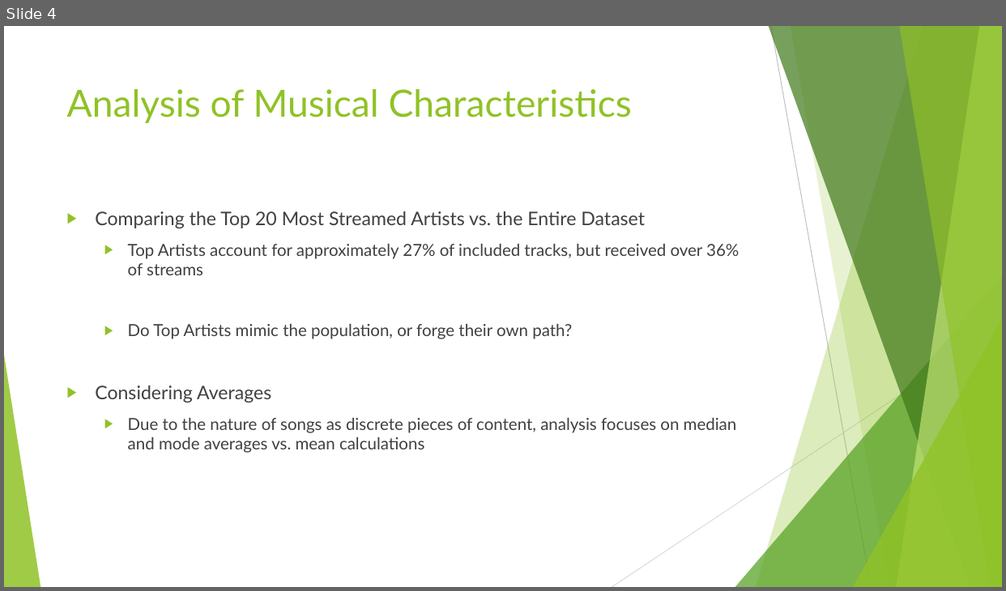
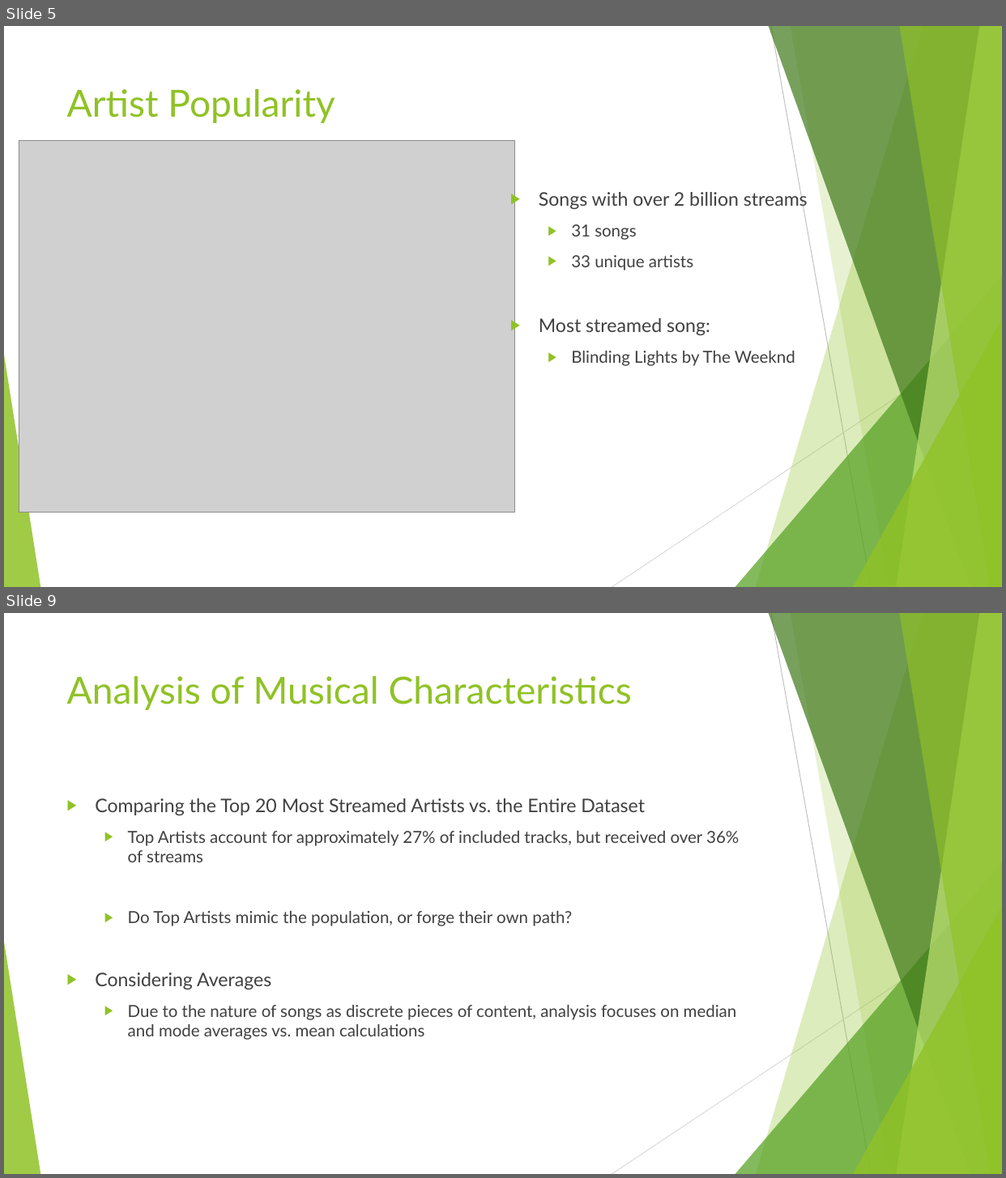
Before and after one commit to d6kramer/project-1-group-08, a slide deck: Project_1_Spotify_2023_Analysis.pptx. Shown one above the other, each under a label of ours: slide 4 before the commit, slides 5 and 9 after it; the slides between them are not shown. The pictures are 1006x591 and 1006x1178 pixels, drawn with LibreOffice and Linux fonts; fonts in the diff are those of the drawing; grey boxes stand for pictures. Boxes give left, top, right and bottom in pixels: in the first picture for what was removed or moved away, otherwise in the second. Text is boxed around its words. In the diff, an @@ line names an element or a change of style, - is before the commit and + after.

```diff
--- a/Project_1_Spotify_2023_Analysis.pptx
+++ b/Project_1_Spotify_2023_Analysis.pptx
@@ slide 5 added at [4,26,1002,587], background #FFFFFF; not listed: 10 template elements that a slide beside it also shows @@
@@ title added at [67,89,334,123], 36 pt, text #90C226 @@
+Artist Popularity
@@ picture added at [19,140,514,513] @@
@@ text added at [539,190,808,366], 16 pt, text #404040 @@
+▶ Songs with over 2 billion streams
+  ▶ 31 songs
+  ▶ 33 unique artists
+▶ Most streamed song:
+  ▶ Blinding Lights by The Weeknd
@@ what was slide 4 is now slide 9 @@
```
Also in this commit, not shown: 5 other slides added, 1 slide removed, 1 other file.
